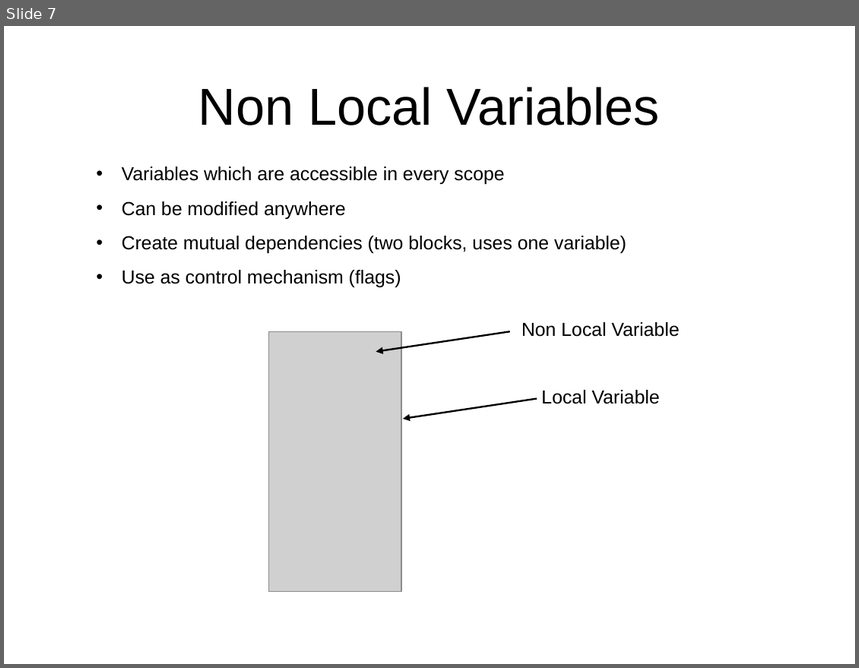
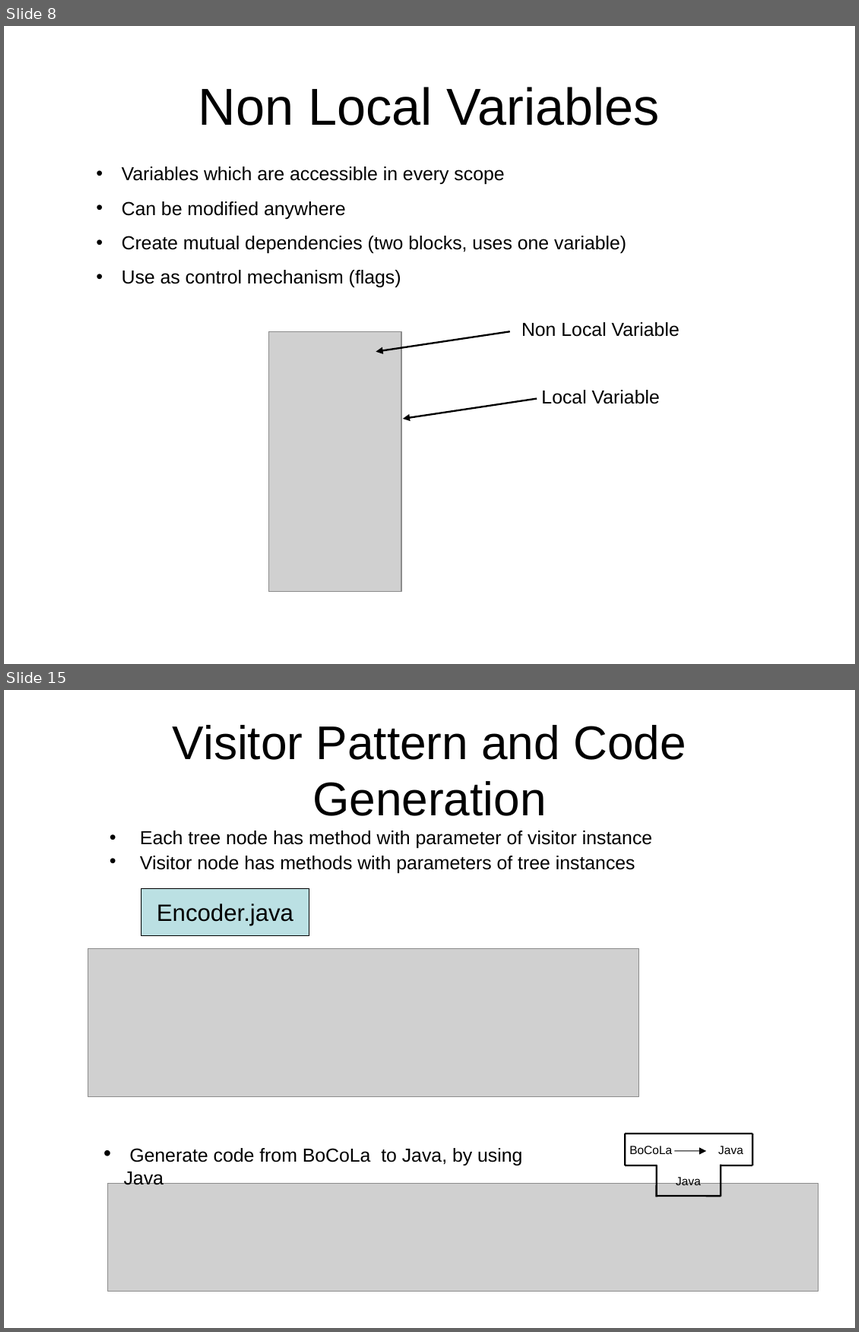
Before and after one commit to isurup/kalle-martin-group, a slide deck: SSE2/slides/2 Translation.ppt. Shown one above the other, each under a label of ours: slide 7 before the commit, slides 8 and 15 after it; the slides between them are not shown. The pictures are 859x668 and 859x1332 pixels, drawn with LibreOffice and Linux fonts; fonts in the diff are those of the drawing; grey boxes stand for pictures. Boxes give left, top, right and bottom in pixels: in the first picture for what was removed or moved away, otherwise in the second. Text is boxed around its words. In the diff, an @@ line names an element or a change of style, - is before the commit and + after.

```diff
--- a/SSE2/slides/2 Translation.ppt
+++ b/SSE2/slides/2 Translation.ppt
@@ slide 15 added at (x1=4, y1=690, x2=855, y2=1328), background #FFFFFF @@
@@ title added at (x1=173, y1=725, x2=686, y2=816), 40 pt, text #000000 @@
+Visitor Pattern and Code Generation
@@ text added at (x1=140, y1=831, x2=652, y2=873), 16 pt, text #000000 @@
+• Each tree node has method with parameter of visitor instance
+• Visitor node has methods with parameters of tree instances
@@ rectangle added at (x1=141, y1=888, x2=309, y2=935), fill #BBE0E3, outline #000000 0.74 pt, 20 pt, text #000000 @@
+Encoder.java
@@ picture added at (x1=88, y1=948, x2=639, y2=1097) @@
@@ text added at (x1=124, y1=1148, x2=522, y2=1186), 16 pt, text #000000 @@
+• Generate code from BoCoLa to Java, by using Java
@@ group added at (x1=626, y1=1134, x2=753, y2=1198): 8 lines, 3 texts, 1 arrow @@
+Java
+Java
+BoCoLa
@@ picture added at (x1=108, y1=1184, x2=819, y2=1292) @@
@@ what was slide 7 is now slide 8 @@
```
Also in this commit, not shown: 11 other slides added, 1 slide removed.
